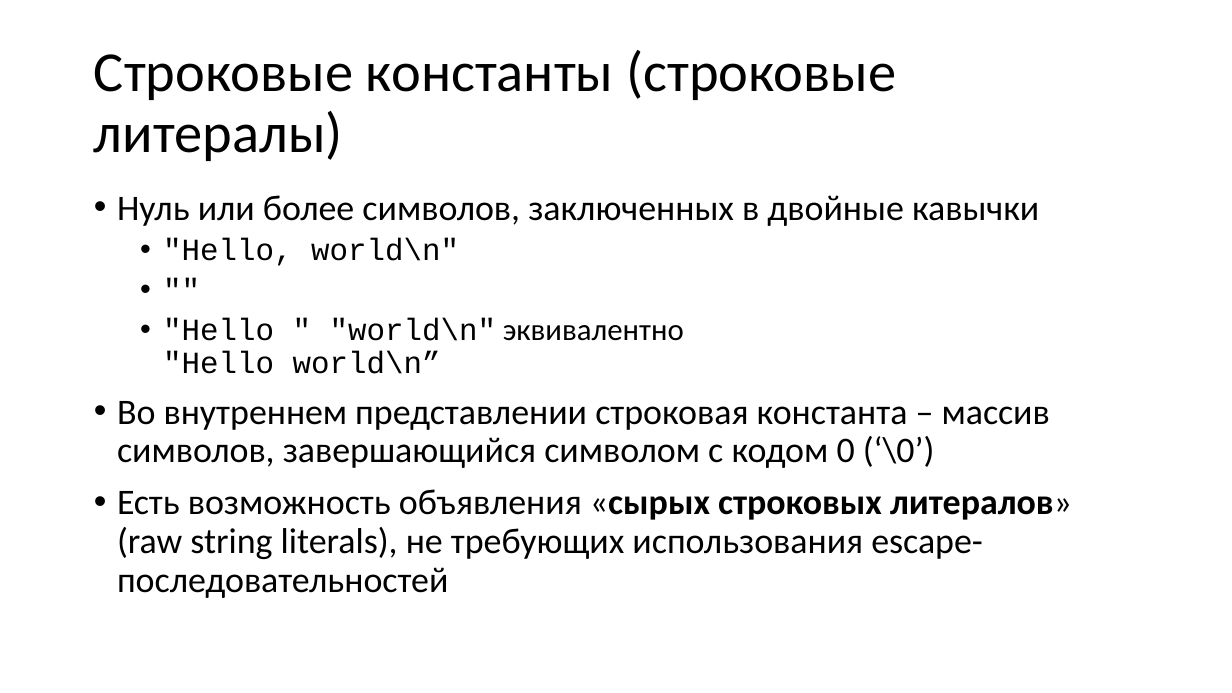
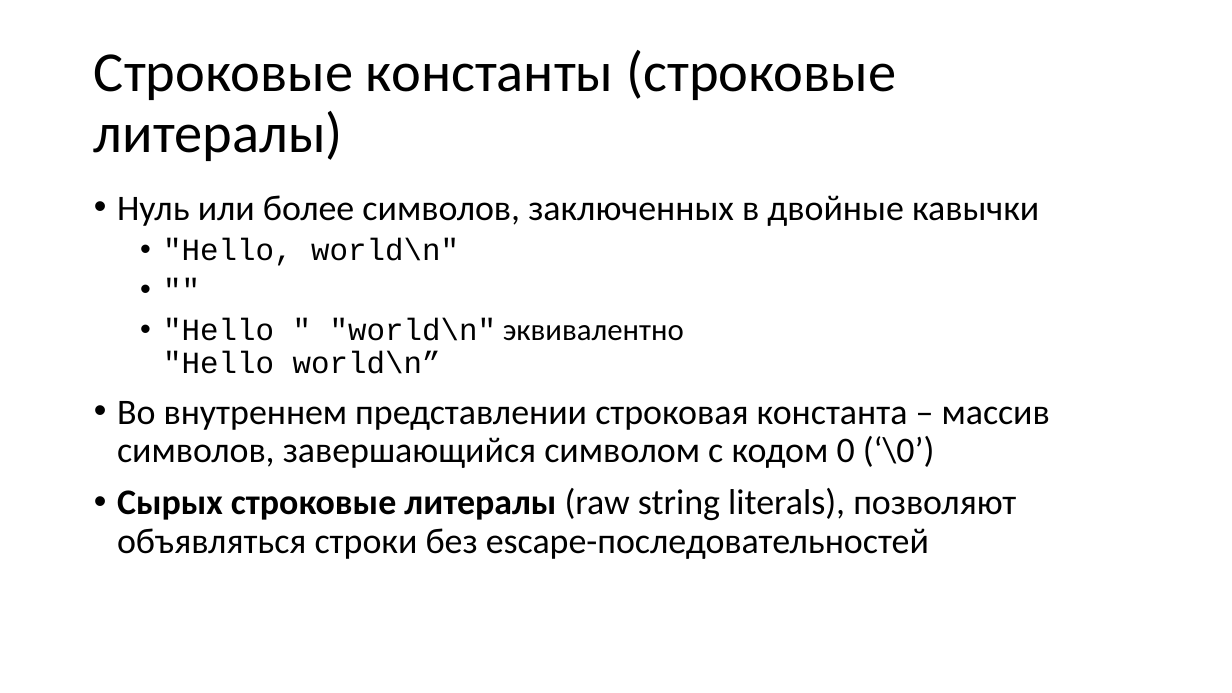
Before and after one commit to alexey-malov/oop, a slide deck: slide 11 of lectures/01/Синтаксис C++.pptx (slide 12 before the commit). Drawn at 1232x693 pixels with LibreOffice and Linux fonts; fonts in the diff are those of the drawing. Boxes give left, top, right and bottom in pixels: in the first picture for what was removed or moved away, otherwise in the second. Text is boxed around its words. In the diff, an @@ line names an element or a change of style, - is before the commit and + after.

```diff
--- a/lectures/01/Синтаксис C++.pptx
+++ b/lectures/01/Синтаксис C++.pptx
@@ text at (117,488,1016,559): text changed @@
-• Есть возможность объявления «сырых строковых литералов» (raw string literals), не требующих использования escape-последовательностей
+• Сырых строковые литералы (raw string literals), позволяют объявляться строки без escape-последовательностей
```
Also in this commit, not shown: 25 other slides changed, 12 slides added, 13 slides removed, 23 other files.
